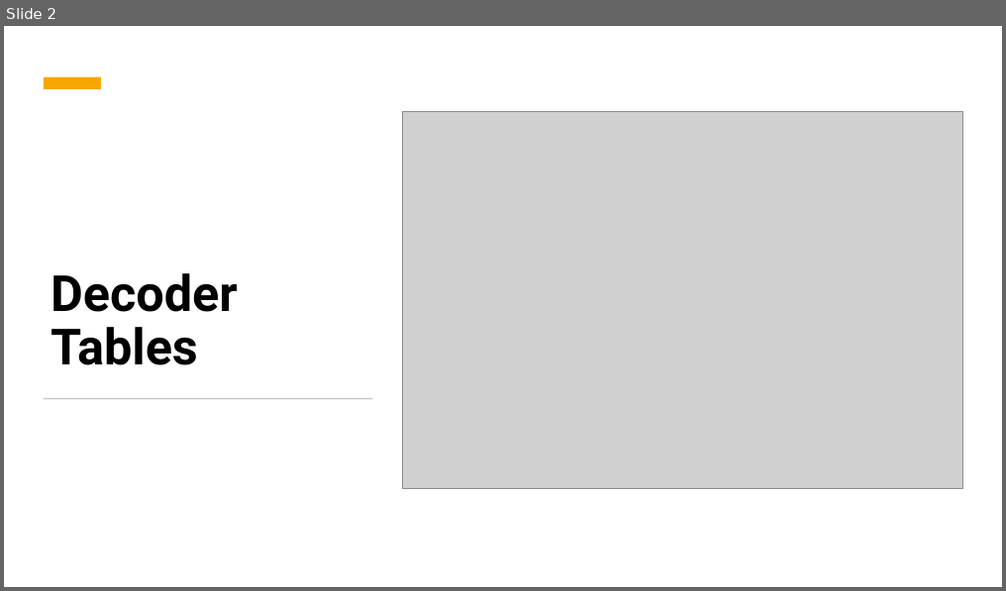
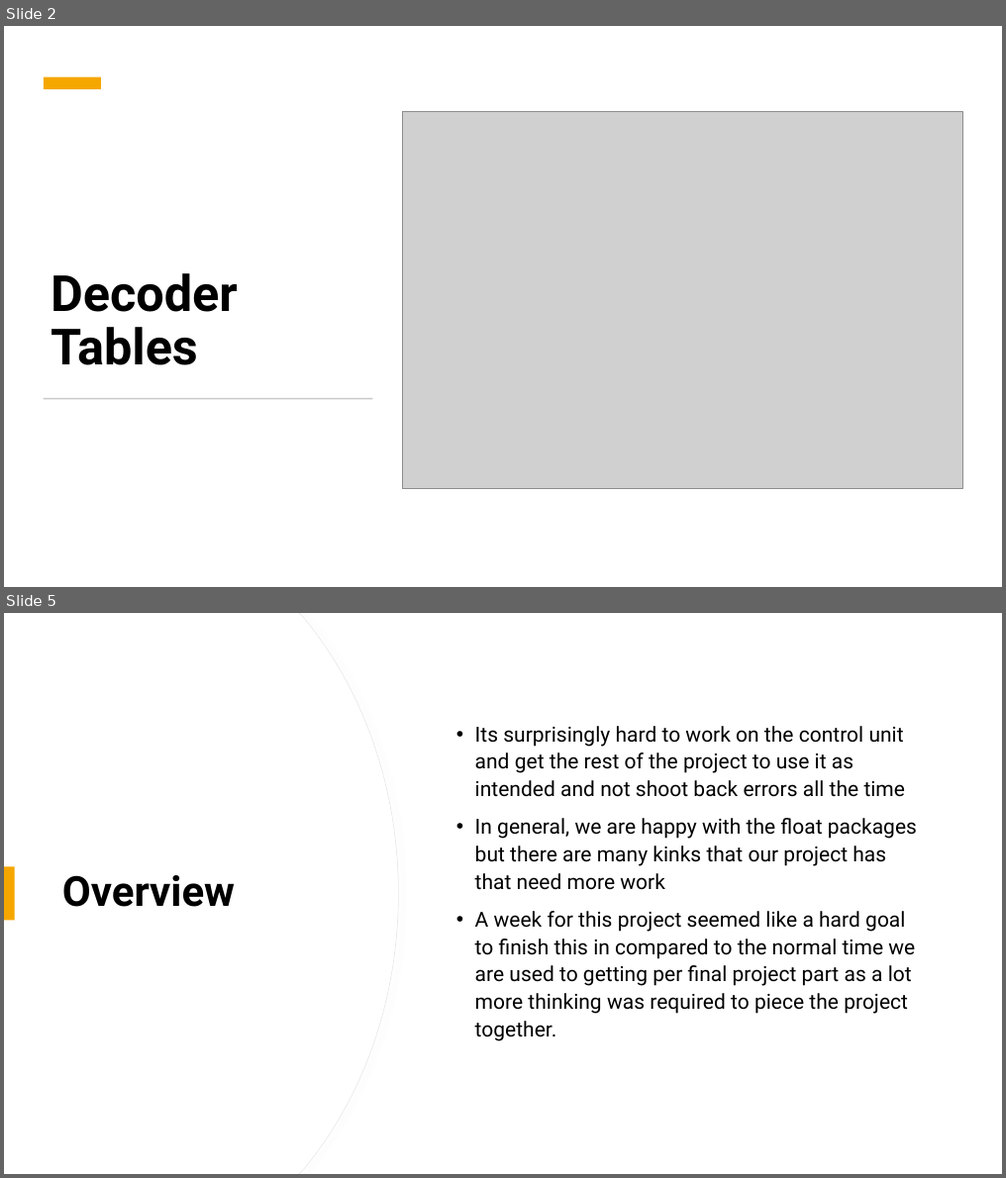
Before and after one commit to Primespark24/ControlUnitDesignArchitecture, a slide deck: FP3_Presentation.pptx. Shown one above the other, each under a label of ours: slide 2 before the commit, slides 2 and 5 after it; the slides between them are not shown. The pictures are 1006x591 and 1006x1178 pixels, drawn with LibreOffice and Linux fonts; fonts in the diff are those of the drawing; grey boxes stand for pictures. Boxes give left, top, right and bottom in pixels: in the first picture for what was removed or moved away, otherwise in the second. Text is boxed around its words. In the diff, an @@ line names an element or a change of style, - is before the commit and + after.

```diff
--- a/FP3_Presentation.pptx
+++ b/FP3_Presentation.pptx
@@ slide 5 added at box(4, 613, 1002, 1174), background #FFFFFF; not listed: 2 template elements that a slide beside it also shows @@
@@ rectangle added at box(4, 613, 1002, 1174), fill #FFFFFF @@
@@ freeform shape added at box(4, 613, 399, 1174), fill #FFFFFF, outline #E9E9E9 0.75 pt @@
@@ freeform shape added at box(4, 613, 398, 1174), fill #FFFFFF @@
@@ text added at box(475, 726, 917, 1042), 20 pt, text #000000 @@
+• Its surprisingly hard to work on the control unit and get the rest of the project to use it as intended and not shoot back errors all the time
+• In general, we are happy with the float packages but there are many kinks that our project has that need more work
+• A week for this project seemed like a hard goal to finish this in compared to the normal time we are used to getting per final project part as a lot more thinking was required to piece the project together.
@@ rectangle added at box(4, 866, 15, 921), fill #F5A700 @@
@@ title added at box(62, 875, 235, 907), 40 pt, text #000000, bold @@
+Overview
```
Also in this commit, not shown: 1 slide changed, 1 slide removed.
